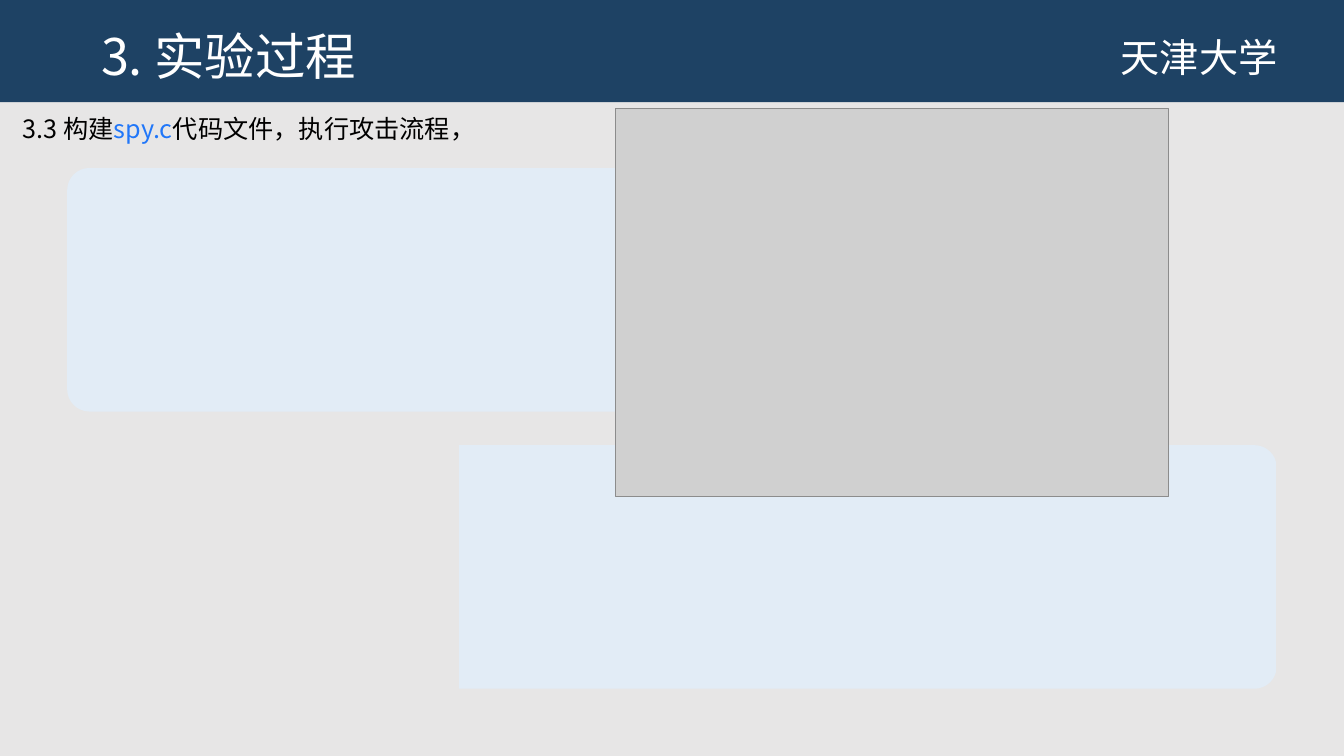
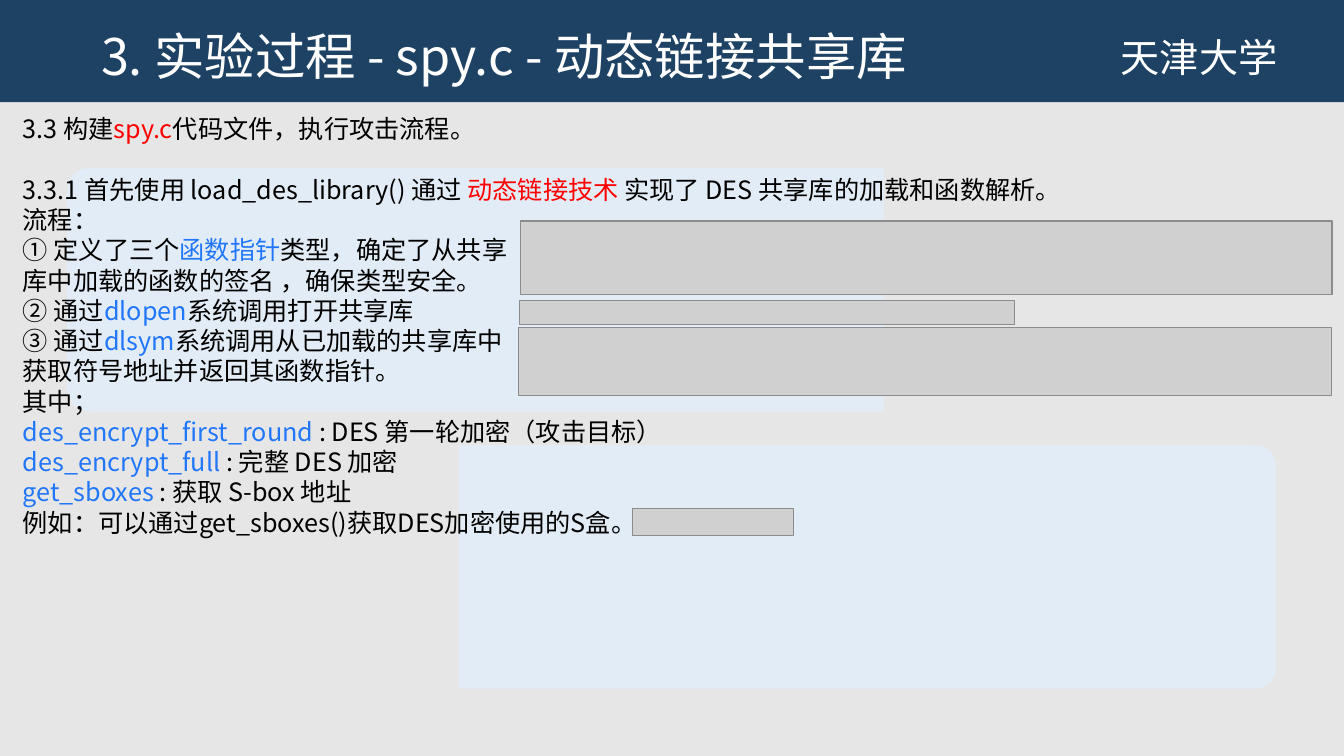
Before and after one commit to JHM2004/amd-microarch-side-channel-testbed, a slide deck: slide 6 of 第3次组会-flush and reload code-2026-02-/第3次组会.pptx. Drawn at 1344x756 pixels with LibreOffice and Linux fonts; fonts in the diff are those of the drawing; grey boxes stand for pictures; background and template pictures are left out. Boxes give left, top, right and bottom in pixels: in the first picture for what was removed or moved away, otherwise in the second. Text is boxed around its words. In the diff, an @@ line names an element or a change of style, - is before the commit and + after.

```diff
--- a/第3次组会-flush and reload code-2026-02-/第3次组会.pptx
+++ b/第3次组会-flush and reload code-2026-02-/第3次组会.pptx
@@ title at (101, 32, 907, 87): text changed @@
-3. 实验过程
+3. 实验过程 - spy.c - 动态链接共享库
@@ text at (23, 116, 1060, 538): text changed @@
-3.3 构建spy.c代码文件，执行攻击流程，
+3.3 构建spy.c代码文件，执行攻击流程。
+3.3.1 首先使用 load_des_library() 通过 动态链接技术 实现了 DES 共享库的加载和函数解析。
+流程：
+① 定义了三个函数指针类型，确定了从共享
+库中加载的函数的签名 ，确保类型安全。
+② 通过dlopen系统调用打开共享库
+③ 通过dlsym系统调用从已加载的共享库中
+获取符号地址并返回其函数指针。
+其中；
+des_encrypt_first_round : DES 第一轮加密（攻击目标）
+des_encrypt_full : 完整 DES 加密
+get_sboxes : 获取 S-box 地址
+例如：可以通过get_sboxes()获取DES加密使用的S盒。
@@ picture removed at (616, 109, 1170, 497) @@
@@ picture added at (520, 221, 1332, 294) @@
@@ picture added at (519, 328, 1333, 396) @@
@@ picture added at (520, 300, 1015, 325) @@
@@ picture added at (633, 508, 793, 535) @@
```
Also in this commit, not shown: 2 other slides changed, 7 slides added, 4 slides removed, 2 other files.
